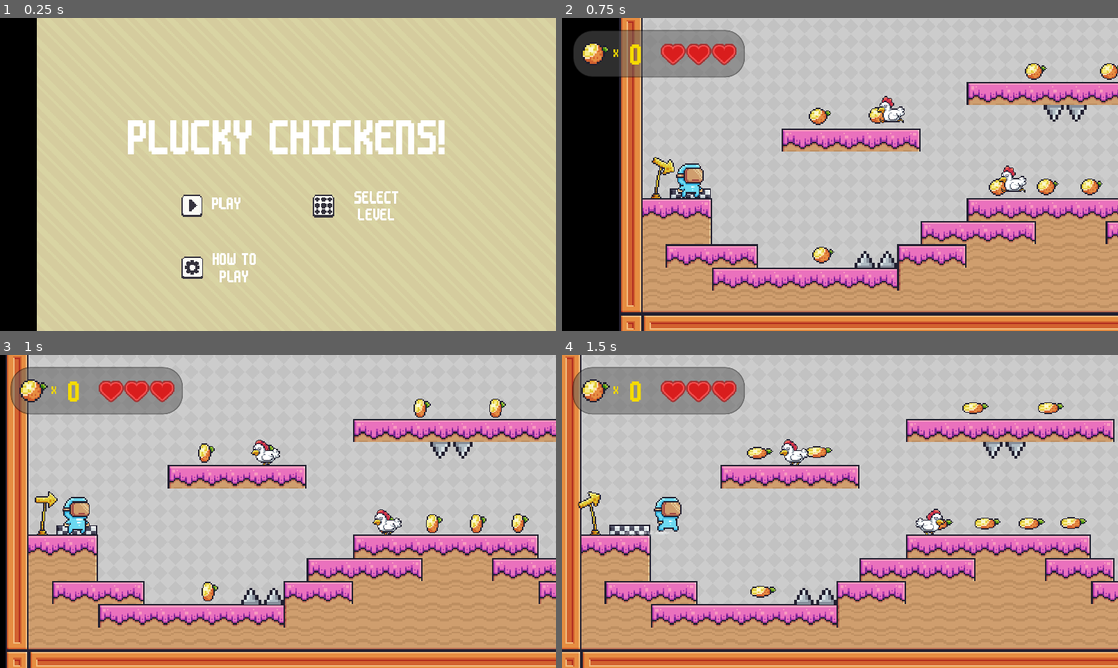
Above: before the commit, frames 1-4 (two rows, left to right).
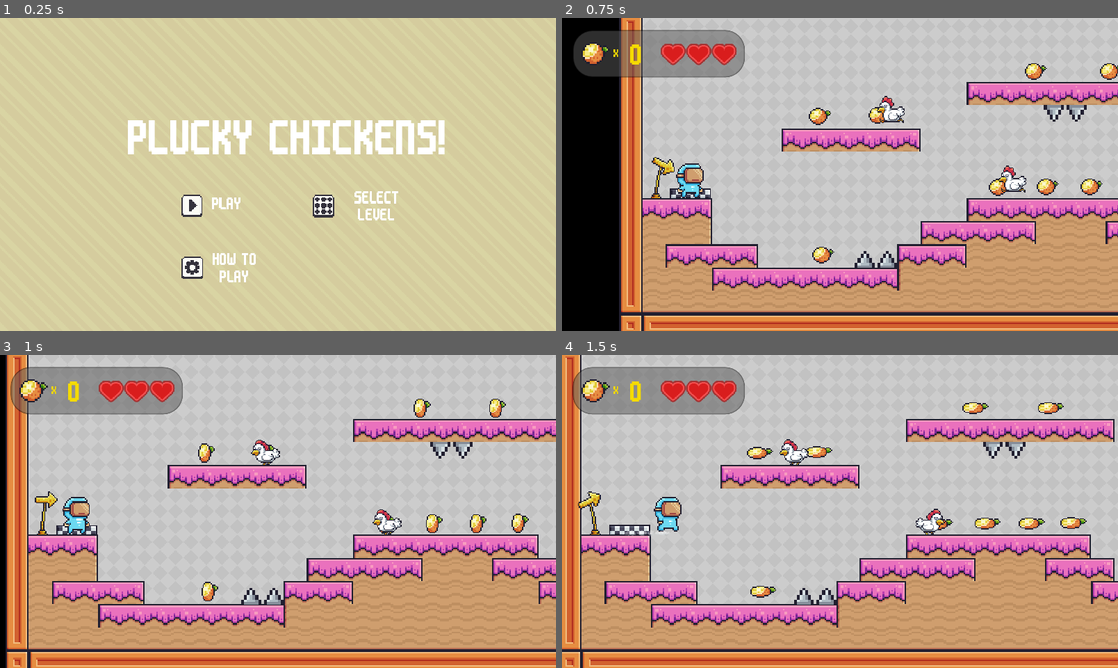
Above: after the commit, the same moments.

Repository: Cryo55ky/Plucky_Chickens
Game: Godot game, scene res://Scenes/main_menu.tscn
The game is run twice, just before and just after one commit, with the same random seed, the same clock (stepped at 60 frames per second) and the same inputs.
Inputs:
- Up to frame 1 (0.25 s): no input
- Up to frame 2 (0.75 s): click "PLAY" at 0.5 s
- Up to frame 3 (1 s): no input
- Up to frame 4 (1.5 s): hold D (right) from 1.28 s (still down)

The runs differ from the first frame. In frame 1, 6.6% of the frame differs, in the area x 0-7%, y 0-100%; in frame 2, nothing differs; in frame 3, nothing differs; in frame 4, nothing differs.

Commit message:
Revert "Moved background in main menu"
This reverts commit 6cec9c88c7bbd920781bddbd4c2b60d17403adf1.

Diff:
--- a/Scenes/main_menu.tscn
+++ b/Scenes/main_menu.tscn
@@ -23,10 +23,8 @@
 
 [node name="TextureRect" type="TextureRect" parent="ParallaxBackground/ParallaxLayer"]
 texture_filter = 1
-offset_left = 77.0
-offset_top = 49.0
-offset_right = 1229.0
-offset_bottom = 698.0
+offset_right = 1152.0
+offset_bottom = 649.0
 texture = ExtResource("1_y8nop")
 stretch_mode = 1
 
